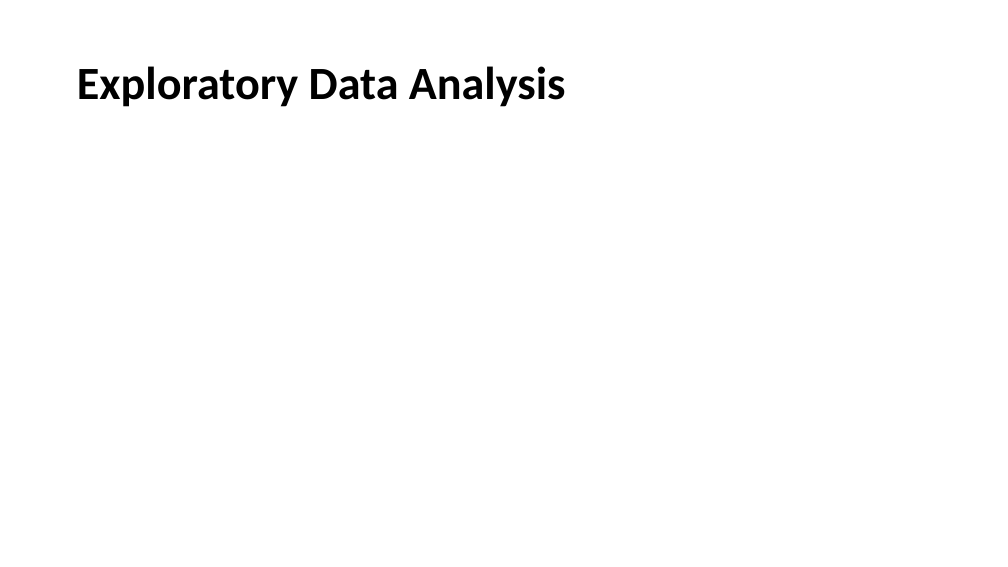
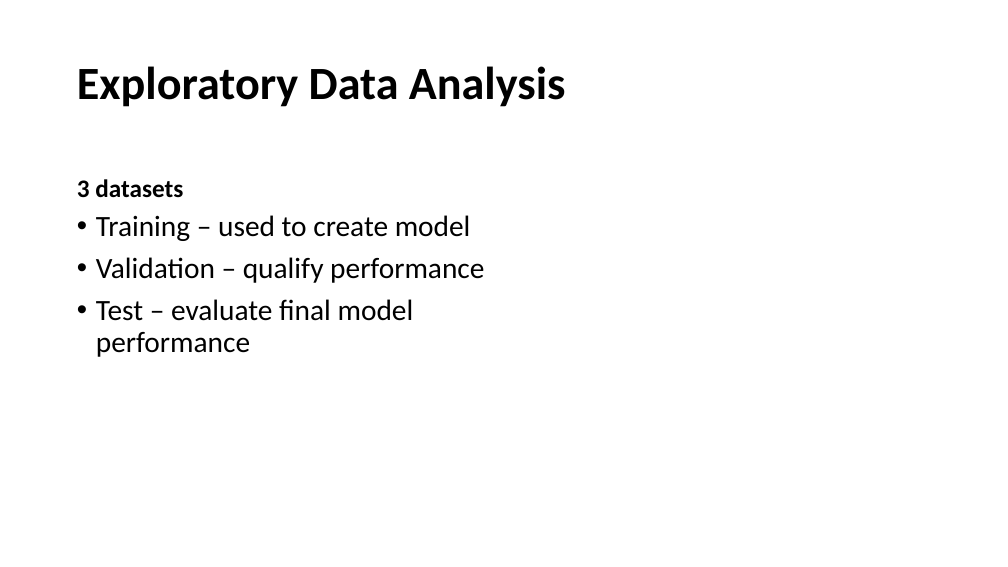
Before and after one commit to daileyco/UGA-Data-Science-Competition, a slide deck: slide 4 of 06-Report/02-Presentation/Presentation.pptx. Drawn at 1008x567 pixels with LibreOffice and Linux fonts; fonts in the diff are those of the drawing. Boxes give left, top, right and bottom in pixels: in the first picture for what was removed or moved away, otherwise in the second. Text is boxed around its words. In the diff, an @@ line names an element or a change of style, - is before the commit and + after.

```diff
--- a/06-Report/02-Presentation/Presentation.pptx
+++ b/06-Report/02-Presentation/Presentation.pptx
@@ text added at (77, 179, 183, 198), 24 pt, text #000000, bold @@
+3 datasets
@@ text added at (96, 215, 484, 357), 28 pt, text #000000 @@
+• Training – used to create model
+• Validation – qualify performance
+• Test – evaluate final model performance
```
Also in this commit, not shown: 7 other slides changed, 1 slide added, 1 slide removed, 1 other file.
